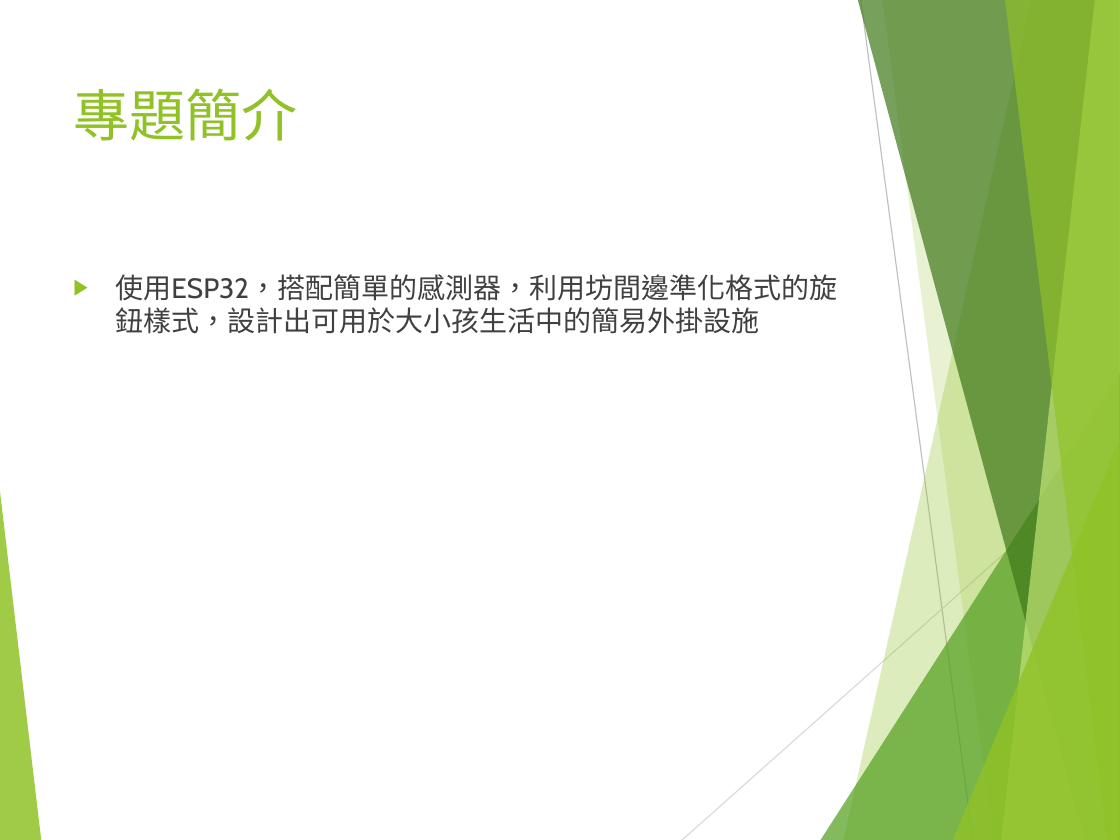
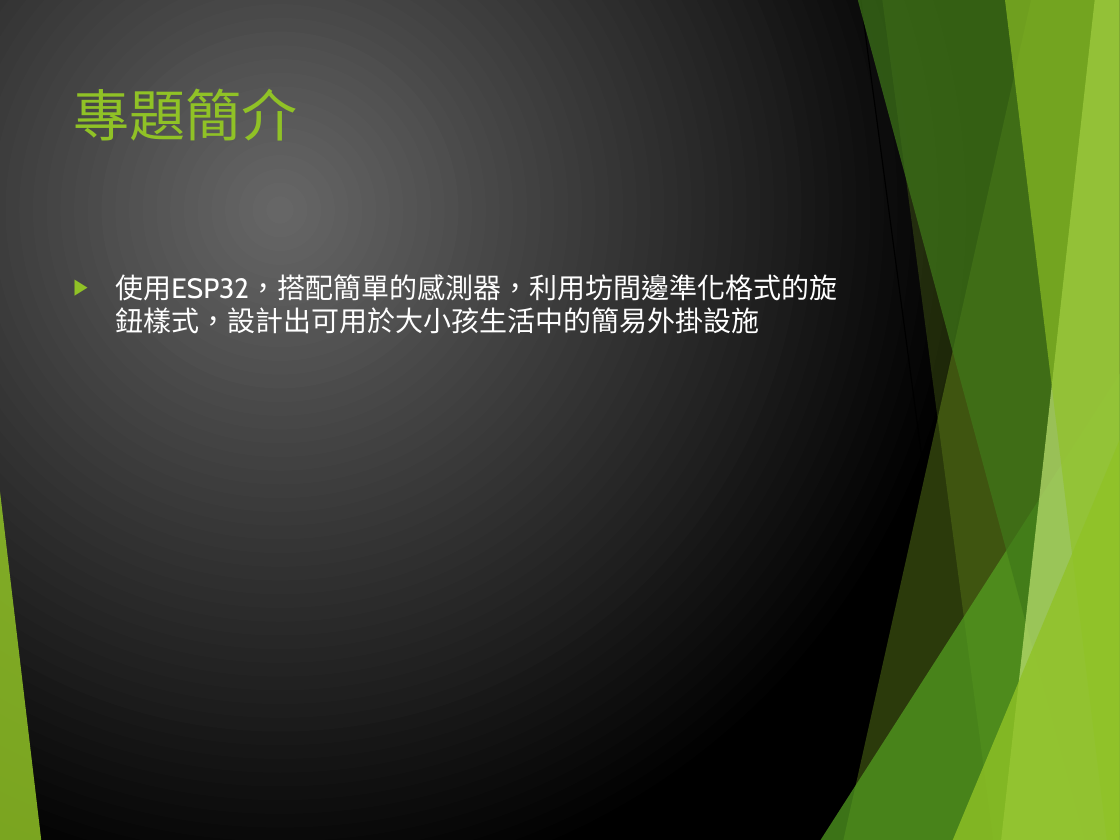
Before and after one commit to pupipaoo/Project-Gas-Emergency-switch, a slide deck: slide 3 of PPT/GasEmergenceSwitch.pptx. Drawn at 1120x840 pixels with LibreOffice and Linux fonts; fonts in the diff are those of the drawing. Boxes give left, top, right and bottom in pixels: in the first picture for what was removed or moved away, otherwise in the second. Text is boxed around its words. In the diff, an @@ line names an element or a change of style, - is before the commit and + after.

```diff
--- a/PPT/GasEmergenceSwitch.pptx
+++ b/PPT/GasEmergenceSwitch.pptx
@@ background #FFFFFF to gradient #676767 to #000000 @@
@@ line (861, 0) - (973, 840): stroke #BFBFBF 0.75 pt to #000000 0.75 pt @@
@@ text "使用ESP32，搭配簡單的感測器，利用坊間邊準化格式的旋鈕樣式，設計出可用於大小孩生活中的簡易外掛設施" at [115,270,837,339]: text colour #404040 to #FFFFFF @@
@@ line (1120, 451) - (682, 840): stroke #D9D9D9 0.75 pt to #000000 0.75 pt @@
```
Also in this commit, not shown: 5 other slides changed, 1 slide added.
